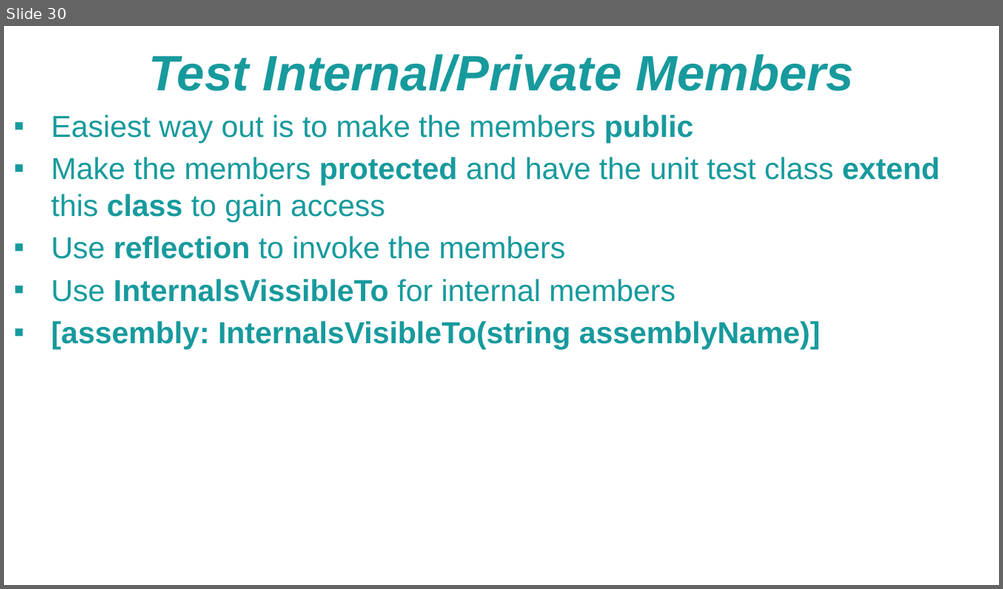
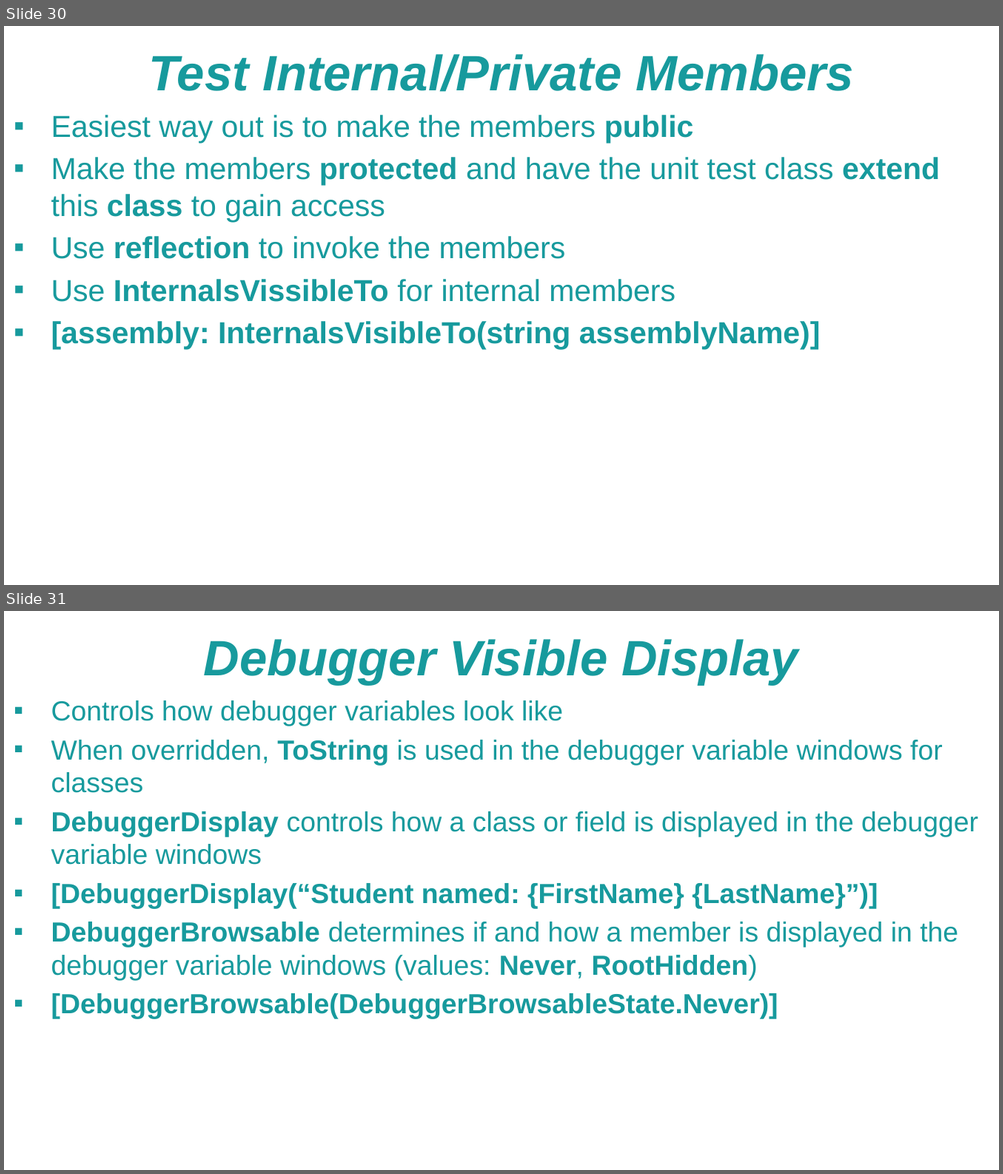
Before and after one commit to NaskoIT/CSharp-In-Depth, a slide deck: C# Tips and Tricks.pptx. Shown one above the other, each under a label of ours: slide 30 before the commit, slides 30 and 31 after it. The pictures are 1003x589 and 1003x1174 pixels, drawn with LibreOffice and Linux fonts; fonts in the diff are those of the drawing; background and template pictures are left out. Boxes give left, top, right and bottom in pixels: in the first picture for what was removed or moved away, otherwise in the second. Text is boxed around its words. In the diff, an @@ line names an element or a change of style, - is before the commit and + after.

```diff
--- a/C# Tips and Tricks.pptx
+++ b/C# Tips and Tricks.pptx
@@ slide 31 added at (4,611,999,1170), background picture (left out) @@
@@ text added at (204,639,798,685), 36 pt, text #179A9D, bold, italic @@
+Debugger Visible Display
@@ text added at (51,701,978,1019), 20 pt, text #179A9D @@
+▪ Controls how debugger variables look like
+▪ When overridden, ToString is used in the debugger variable windows for classes
+▪ DebuggerDisplay controls how a class or field is displayed in the debugger variable windows
+▪ [DebuggerDisplay(“Student named: {FirstName} {LastName}”)]
+▪ DebuggerBrowsable determines if and how a member is displayed in the debugger variable windows (values: Never, RootHidden)
+▪ [DebuggerBrowsable(DebuggerBrowsableState.Never)]
```
Also in this commit, not shown: 1 other slide added, 3 other files.
